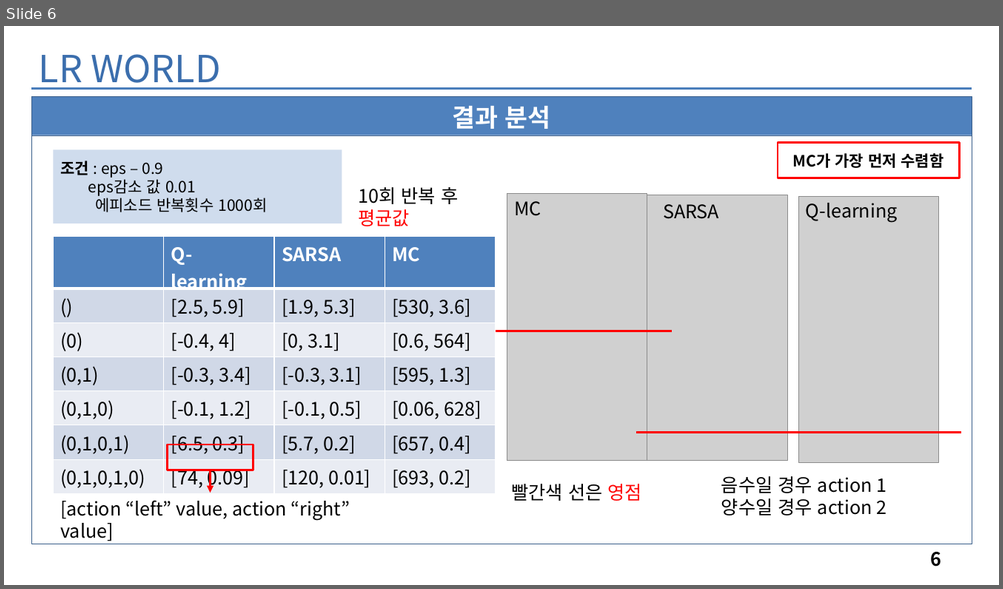
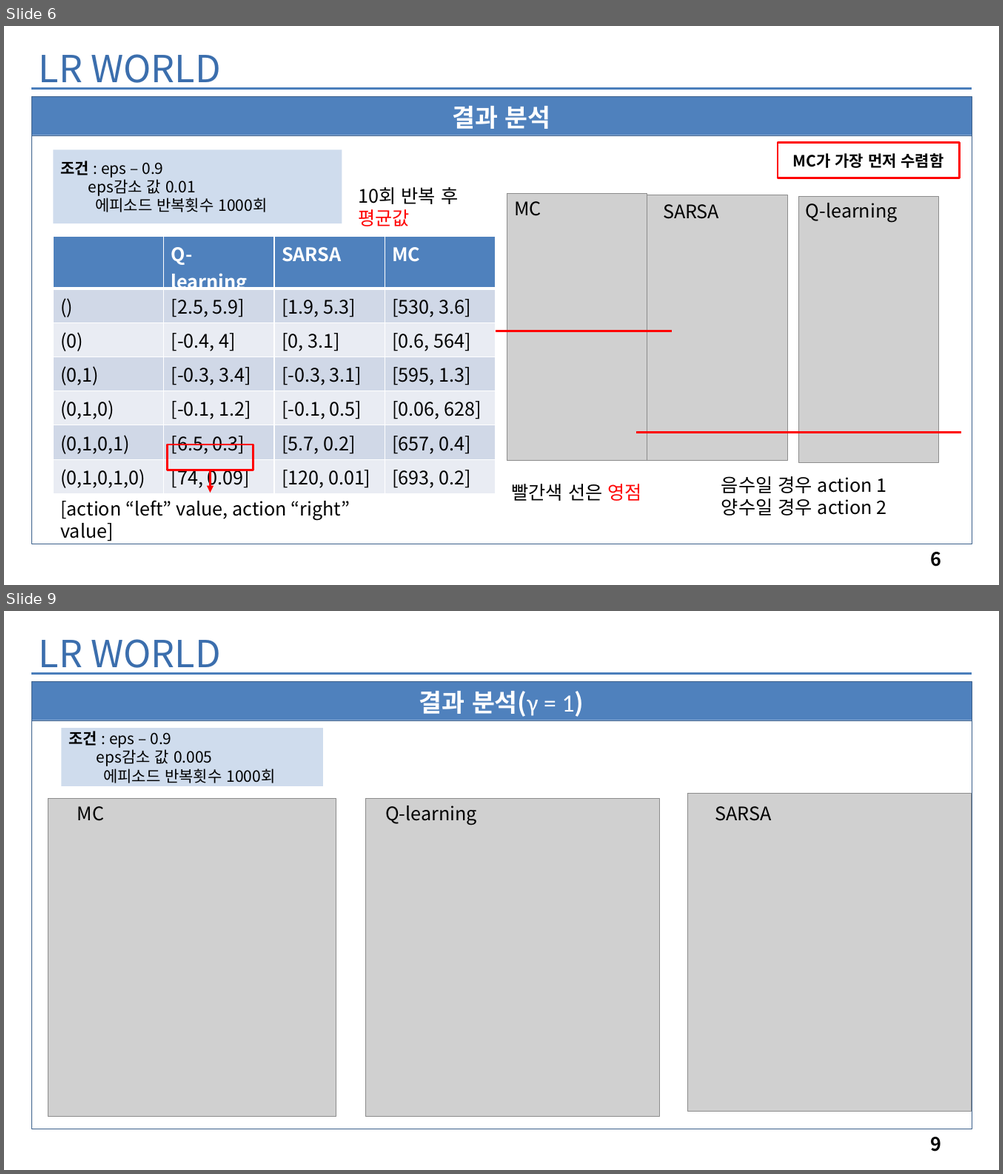
Before and after one commit to leegunwon/RLlearning, a slide deck: LR_WORLD.pptx. Shown one above the other, each under a label of ours: slide 6 before the commit, slides 6 and 9 after it; the slides between them are not shown. The pictures are 1003x589 and 1003x1174 pixels, drawn with LibreOffice and Linux fonts; fonts in the diff are those of the drawing; grey boxes stand for pictures. Boxes give left, top, right and bottom in pixels: in the first picture for what was removed or moved away, otherwise in the second. Text is boxed around its words. In the diff, an @@ line names an element or a change of style, - is before the commit and + after.

```diff
--- a/LR_WORLD.pptx
+++ b/LR_WORLD.pptx
@@ slide 9 added at (4, 611, 999, 1170), background #FFFFFF @@
@@ text added at (39, 639, 221, 675), 36 pt, text #3B6EAD @@
+LR WORLD
@@ line added from (31, 674) to (972, 674), #4B7EBC 2.25 pt @@
@@ rectangle added at (31, 681, 972, 720), fill #4F81BD, outline #3A5F8C 0.25 pt, 24 pt, text #FFFFFF, bold @@
+결과 분석(γ = 1)
@@ rectangle added at (31, 721, 972, 1130), outline #3A5F8C 0.25 pt @@
@@ rectangle added at (62, 728, 324, 786), fill #4F81BD at 27% opacity, 15 pt, text #000000 @@
+조건 : eps – 0.9
+eps감소 값 0.005
+에피소드 반복횟수 1000회
@@ group added at (48, 793, 972, 1117): 3 pictures, 3 texts @@
+MC
+Q-learning
+SARSA
@@ page number added at (930, 1137, 942, 1152), 18 pt, text #000000, bold @@
+9
```
Also in this commit, not shown: 2 slides changed, 4 other slides added.
